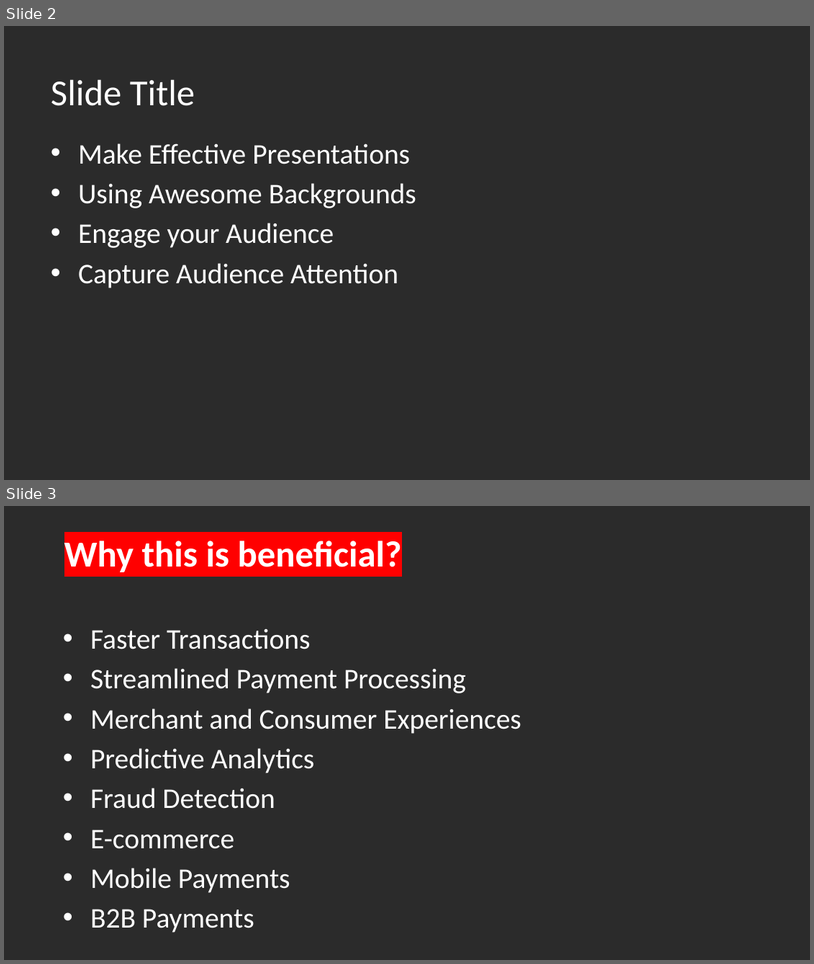
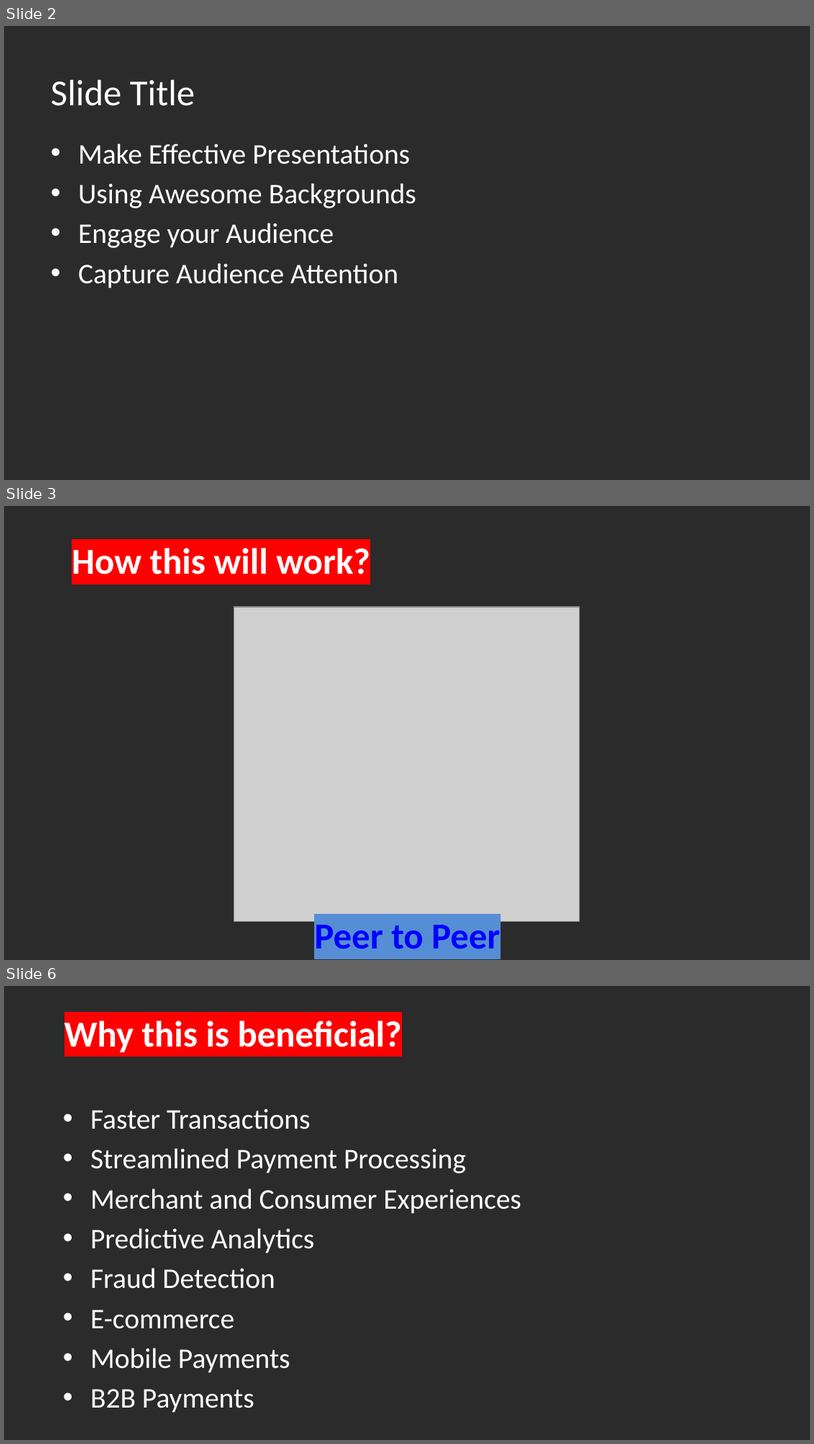
Before and after one commit to anurajbose/set2022_vit, a slide deck: payments industry – By ChatGPT.pptx. Shown one above the other, each under a label of ours: slides 2 and 3 before the commit, slides 2, 3 and 6 after it; the slides between them are not shown. The pictures are 814x964 and 814x1444 pixels, drawn with LibreOffice and Linux fonts; fonts in the diff are those of the drawing; grey boxes stand for pictures; background and template pictures are left out; a plain dark background stands for a picture behind light text. Boxes give left, top, right and bottom in pixels: in the first picture for what was removed or moved away, otherwise in the second. Text is boxed around its words. In the diff, an @@ line names an element or a change of style, - is before the commit and + after.

```diff
--- a/payments industry – By ChatGPT.pptx
+++ b/payments industry – By ChatGPT.pptx
@@ slide 3 added at (4, 506, 810, 960), background picture (left out) @@
@@ text added at (72, 548, 370, 574), 36 pt, text #FFFFFF, bold @@
+How this will work?
@@ picture added at (234, 607, 580, 921) @@
@@ text added at (314, 924, 500, 949), 36 pt, text #0000FF, bold @@
+Peer to Peer
@@ what was slide 3 is now slide 6 @@
```
Also in this commit, not shown: 3 other slides added, 1 slide removed, 22 other files.
